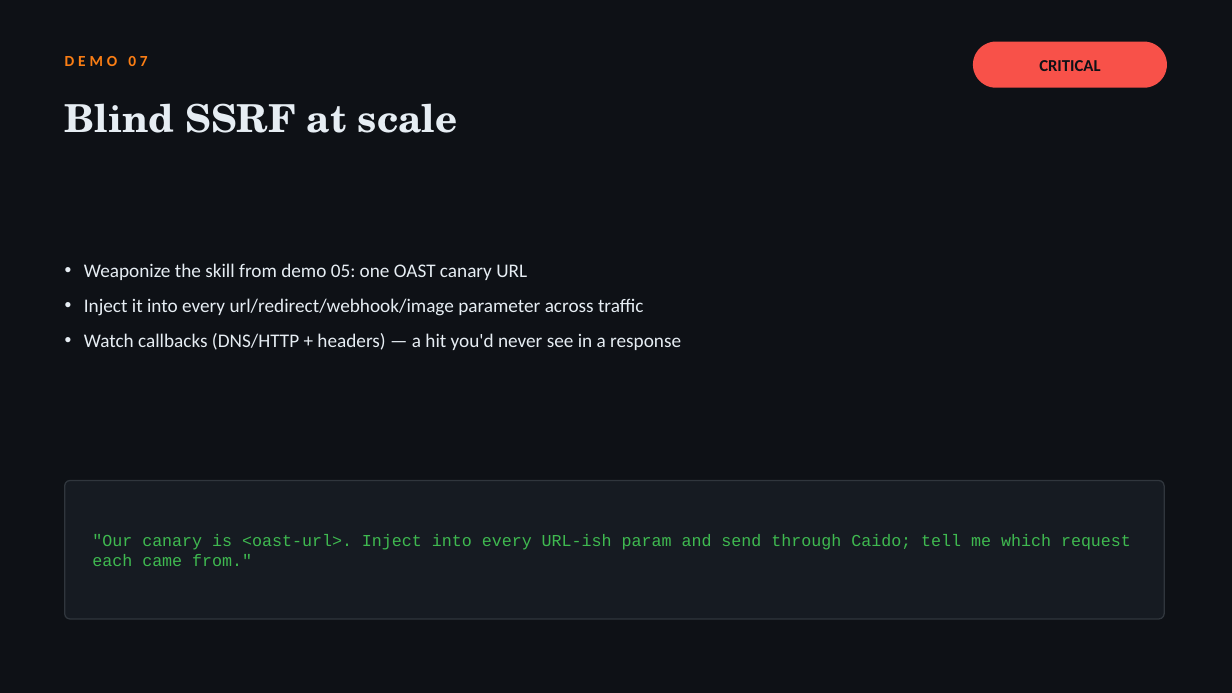
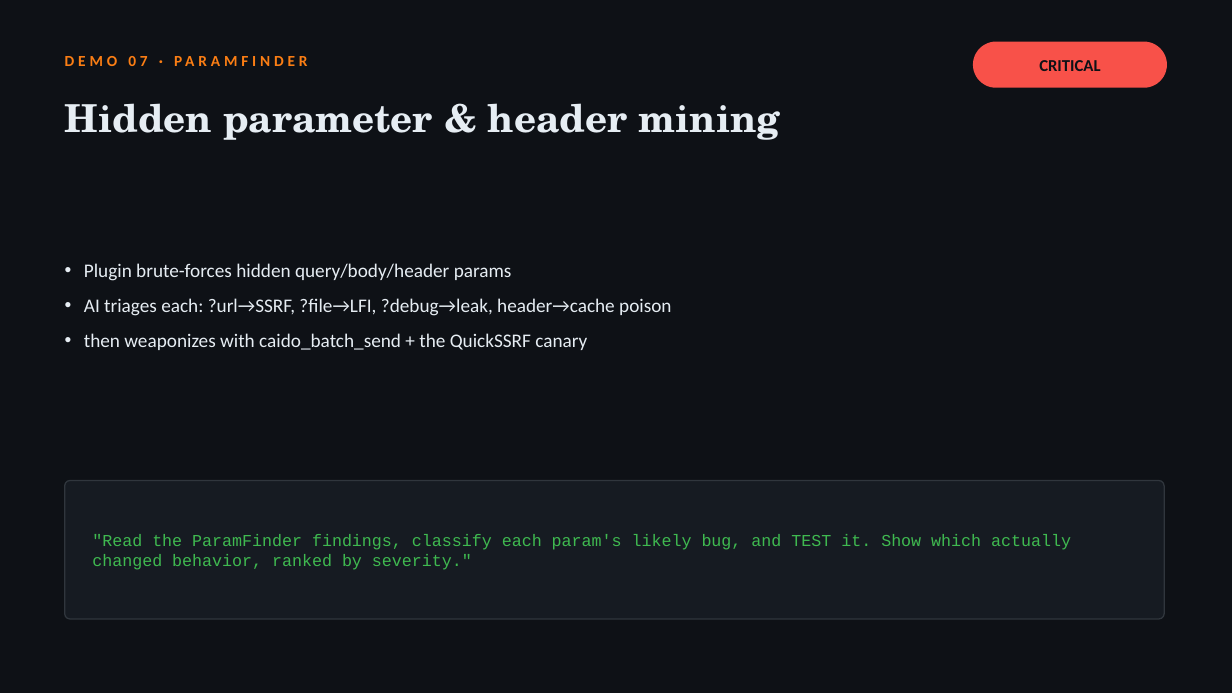
Before and after one commit to jaiswalakshansh/caido-ai-workshop, a slide deck: slide 21 of slides/your-ai-needs-a-proxy.pptx. Drawn at 1232x693 pixels with LibreOffice and Linux fonts; fonts in the diff are those of the drawing. Boxes give left, top, right and bottom in pixels: in the first picture for what was removed or moved away, otherwise in the second. Text is boxed around its words. In the diff, an @@ line names an element or a change of style, - is before the commit and + after.

Commit message:
Replace demos 06-10 with real plugin-grounded workflows (AuthMatrix, ParamFinder, archive recon, gRPC/protobuf, GraphQL)

```diff
--- a/slides/your-ai-needs-a-proxy.pptx
+++ b/slides/your-ai-needs-a-proxy.pptx
@@ text at (x1=65, y1=103, x2=781, y2=140): text changed @@
-Blind SSRF at scale
+Hidden parameter & header mining
@@ text at (x1=84, y1=263, x2=671, y2=350): text changed @@
-• Weaponize the skill from demo 05: one OAST canary URL
-• Inject it into every url/redirect/webhook/image parameter across traffic
-• Watch callbacks (DNS/HTTP + headers) — a hit you'd never see in a response
+• Plugin brute-forces hidden query/body/header params
+• AI triages each: ?url→SSRF, ?file→LFI, ?debug→leak, header→cache poison
+• then weaponizes with caido_batch_send + the QuickSSRF canary
@@ text at (x1=92, y1=534, x2=1071, y2=570): text changed @@
-"Our canary is <oast-url>. Inject into every URL-ish param and send through Caido; tell me which request each came from."
+"Read the ParamFinder findings, classify each param's likely bug, and TEST it. Show which actually changed behavior, ranked by severity."
```
Also in this commit, not shown: 3 other slides changed, 2 slides added, 2 slides removed, 14 other files.
